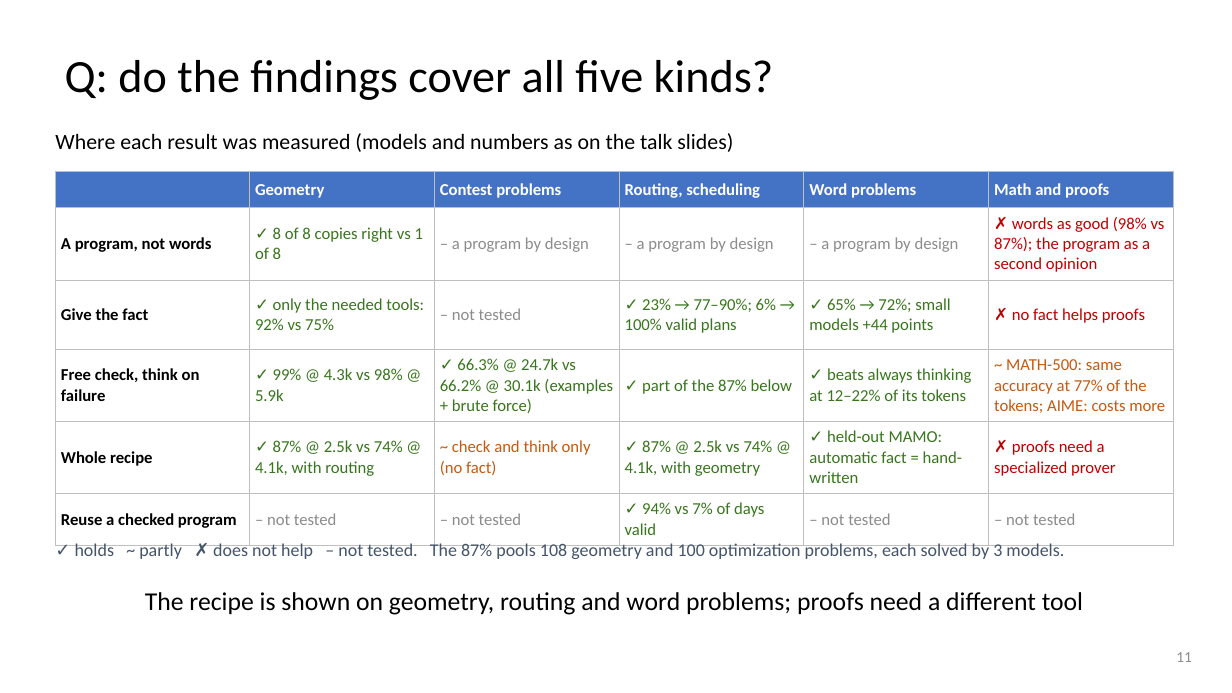
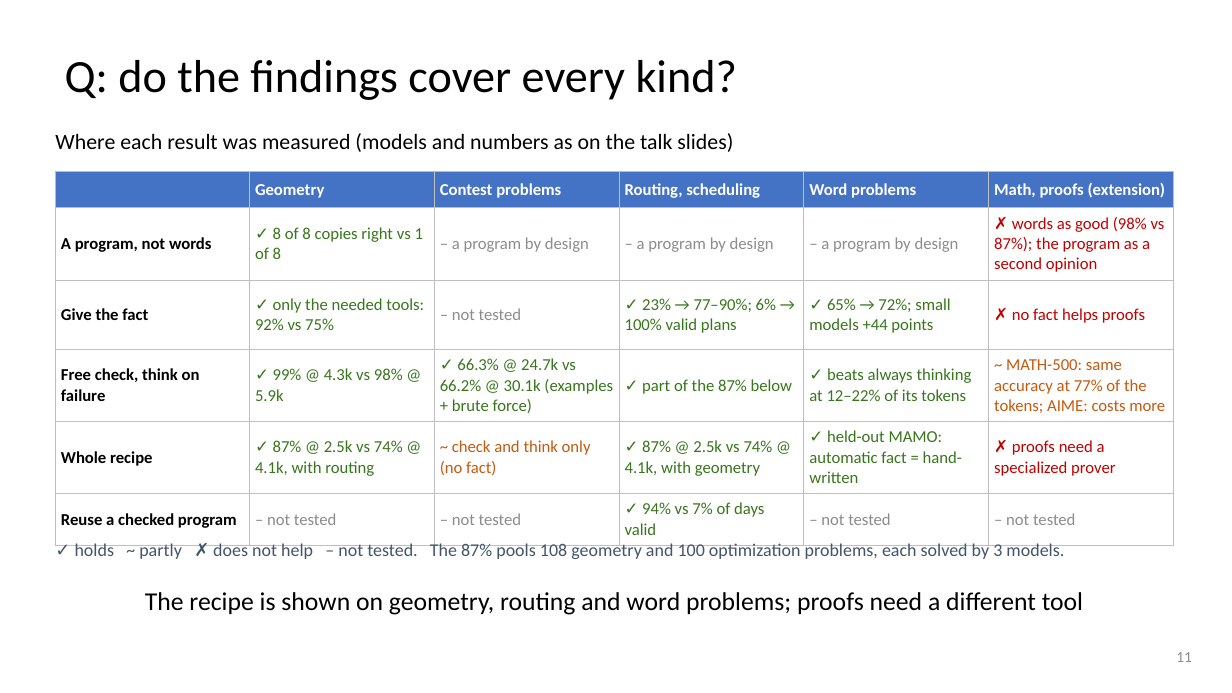
Before and after one commit to dlwns147/CSED490E_Project_Team5, a slide deck: slide 11 of Proposal_Team5.pptx. Drawn at 1232x693 pixels with LibreOffice and Linux fonts; fonts in the diff are those of the drawing. Boxes give left, top, right and bottom in pixels: in the first picture for what was removed or moved away, otherwise in the second. Text is boxed around its words. In the diff, an @@ line names an element or a change of style, - is before the commit and + after.

```diff
--- a/Proposal_Team5.pptx
+++ b/Proposal_Team5.pptx
@@ title at (65, 60, 737, 100): text changed @@
-Q: do the findings cover all five kinds?
+Q: do the findings cover every kind?
@@ table at (55, 171, 1174, 539) @@
-row 1, column 6: Math and proofs
+row 1, column 6: Math, proofs (extension)
```
Also in this commit, not shown: 5 other slides changed, 3 other files.
